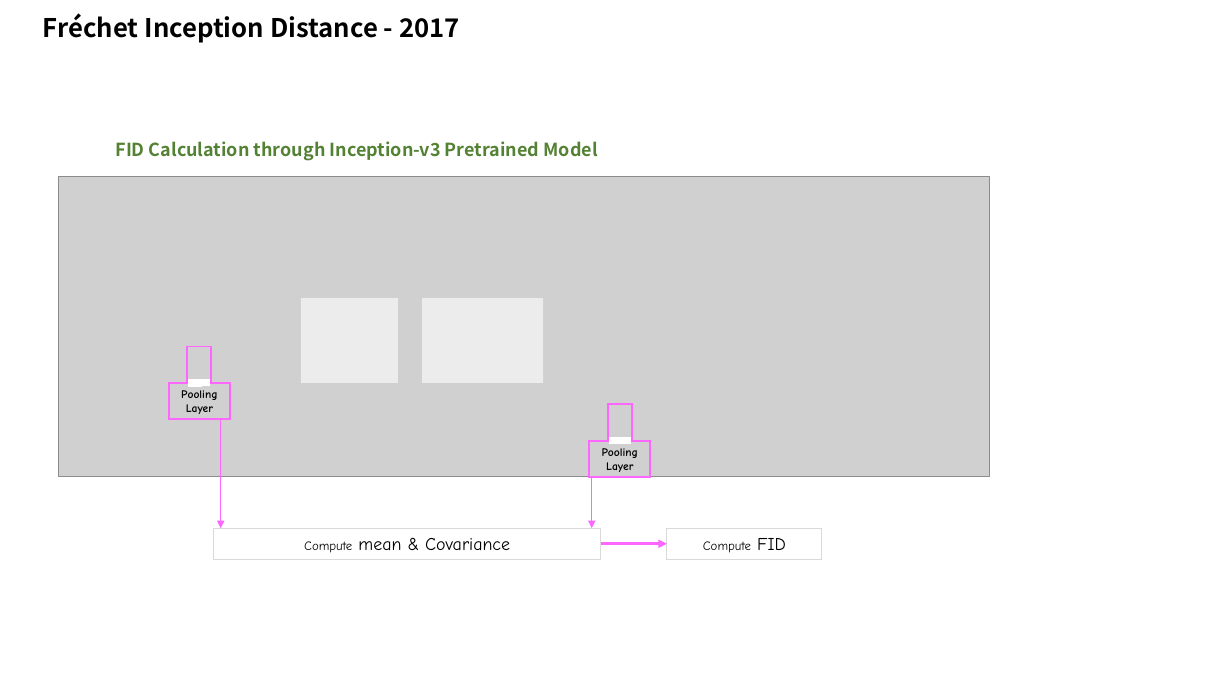
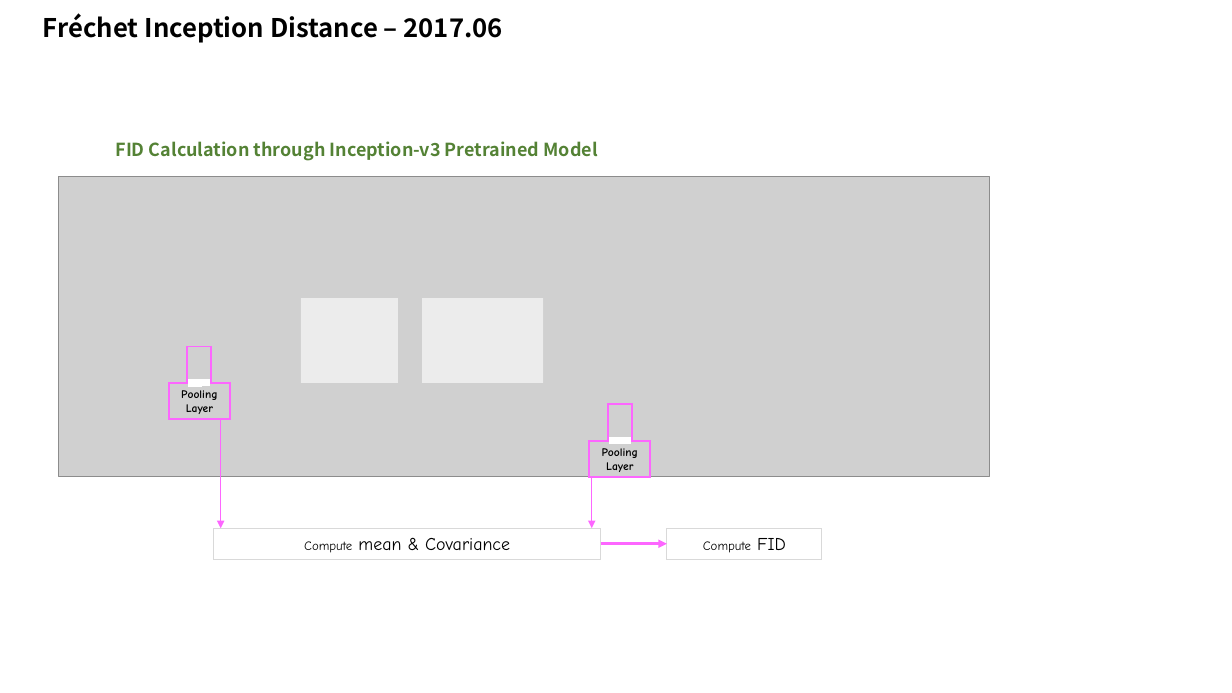
Before and after one commit to taylorguo/GAN_Understanding_Practicing, a slide deck: slide 9 of GAN_Understanding/GANunderstanding.pptx. Drawn at 1232x693 pixels with LibreOffice and Linux fonts; fonts in the diff are those of the drawing; grey boxes stand for pictures. Boxes give left, top, right and bottom in pixels: in the first picture for what was removed or moved away, otherwise in the second. Text is boxed around its words. In the diff, an @@ line names an element or a change of style, - is before the commit and + after.

```diff
--- a/GAN_Understanding/GANunderstanding.pptx
+++ b/GAN_Understanding/GANunderstanding.pptx
@@ text at [43,13,503,43]: text changed @@
-Fréchet Inception Distance - 2017
+Fréchet Inception Distance – 2017.06
```
Also in this commit, not shown: 9 other slides changed, 4 other files.
